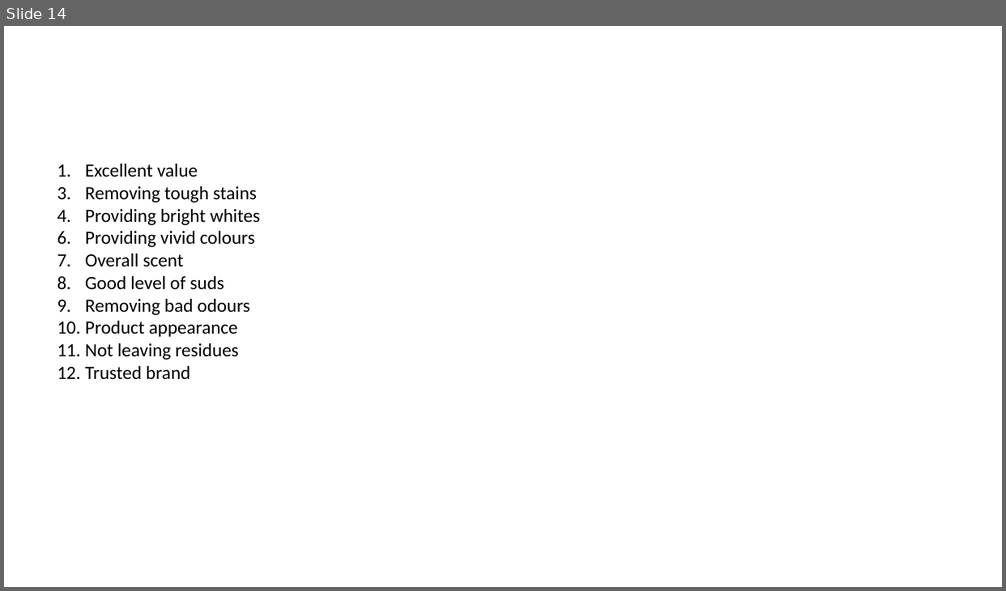
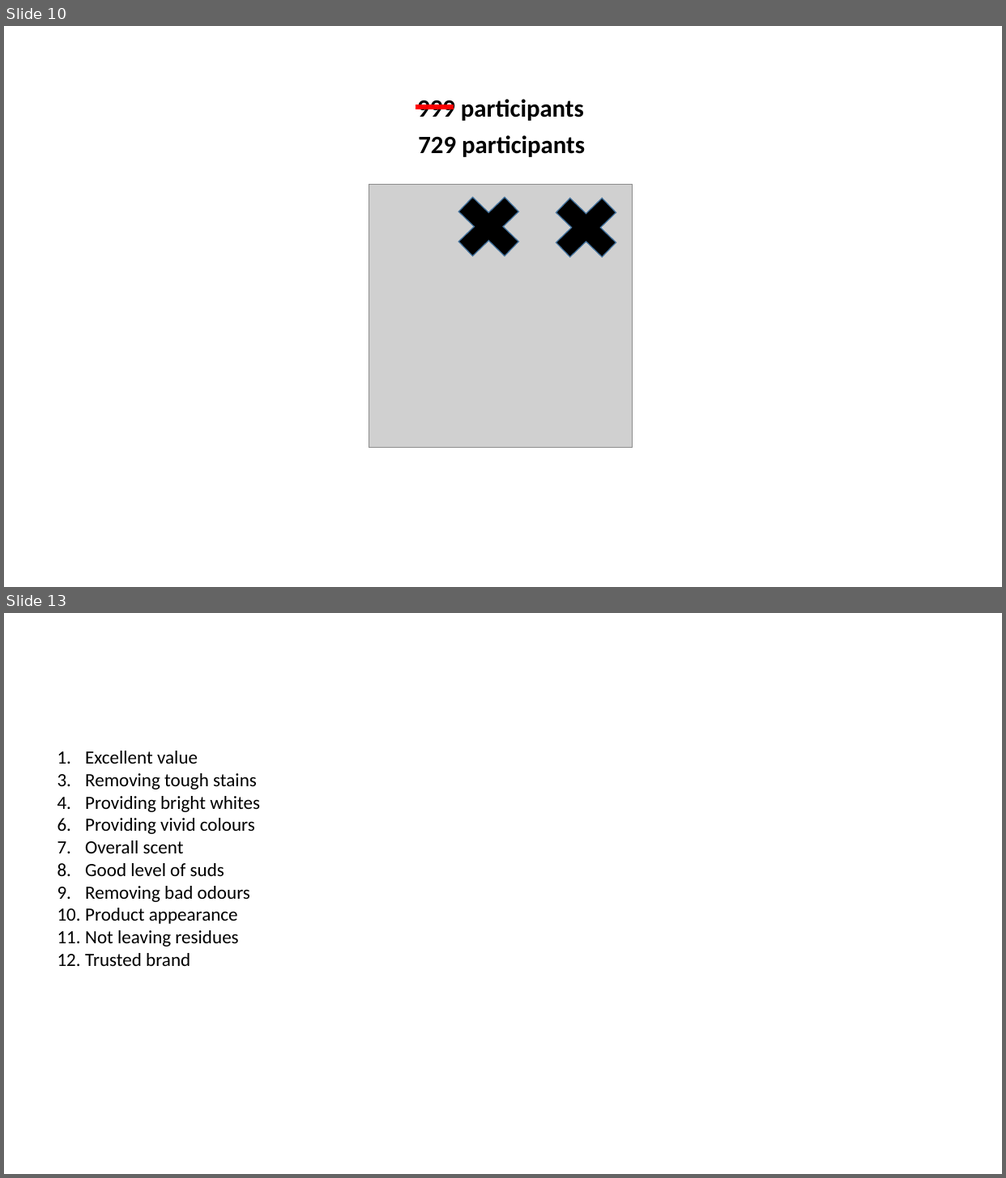
Before and after one commit to CaitlinChalk/data_science_internship, a slide deck: presentations/project1/presentation1_caitlin.pptx. Shown one above the other, each under a label of ours: slide 14 before the commit, slides 10 and 13 after it; the slides between them are not shown. The pictures are 1006x591 and 1006x1178 pixels, drawn with LibreOffice and Linux fonts; fonts in the diff are those of the drawing; grey boxes stand for pictures. Boxes give left, top, right and bottom in pixels: in the first picture for what was removed or moved away, otherwise in the second. Text is boxed around its words. In the diff, an @@ line names an element or a change of style, - is before the commit and + after.

```diff
--- a/presentations/project1/presentation1_caitlin.pptx
+++ b/presentations/project1/presentation1_caitlin.pptx
@@ slide 10 added at <box>4,26,1002,587</box>, background #FFFFFF @@
@@ line added from (415, 107) to (454, 107), #FF0000 4.5 pt @@
@@ text added at <box>417,99,584,121</box>, 24 pt, text #000000, bold @@
+999 participants
@@ text added at <box>418,135,585,157</box>, 24 pt, text #000000, bold @@
+729 participants
@@ picture added at <box>368,184,633,448</box> @@
@@ cross added at <box>444,184,533,269</box>, fill #000000, outline #43739E 1 pt @@
@@ cross added at <box>543,185,631,270</box>, fill #000000, outline #43739E 1 pt @@
@@ what was slide 14 is now slide 13 @@
```
Also in this commit, not shown: 7 slides changed, 5 other slides added, 8 slides removed, 1 other file.
